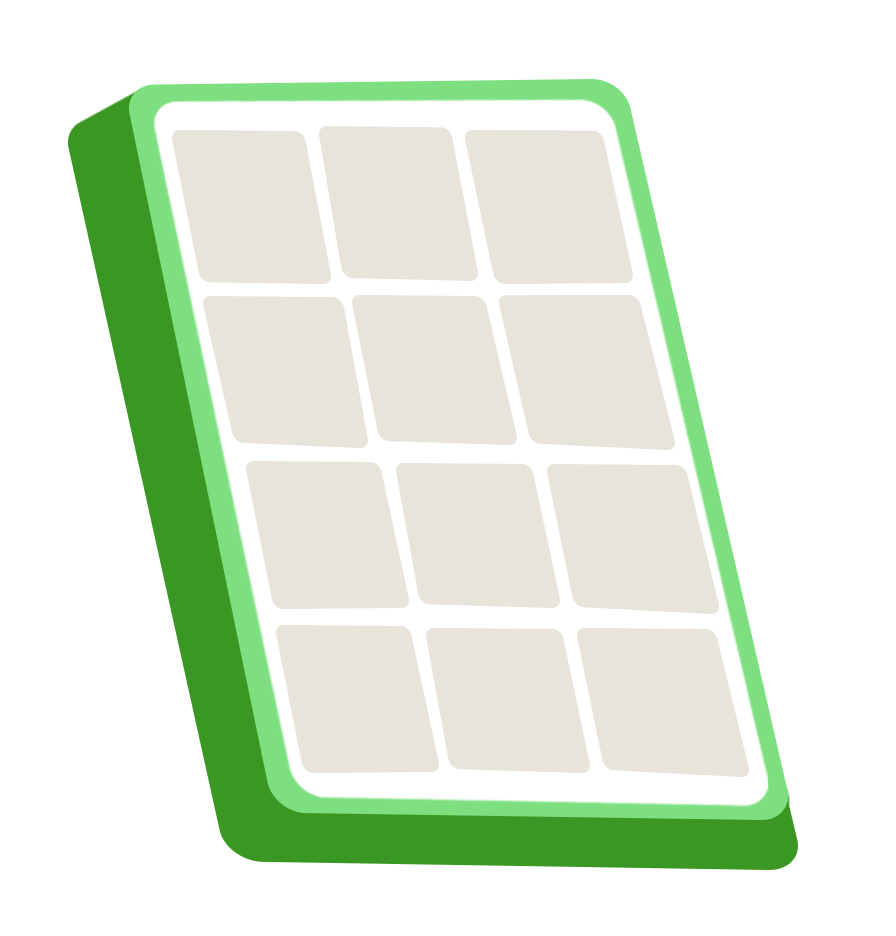
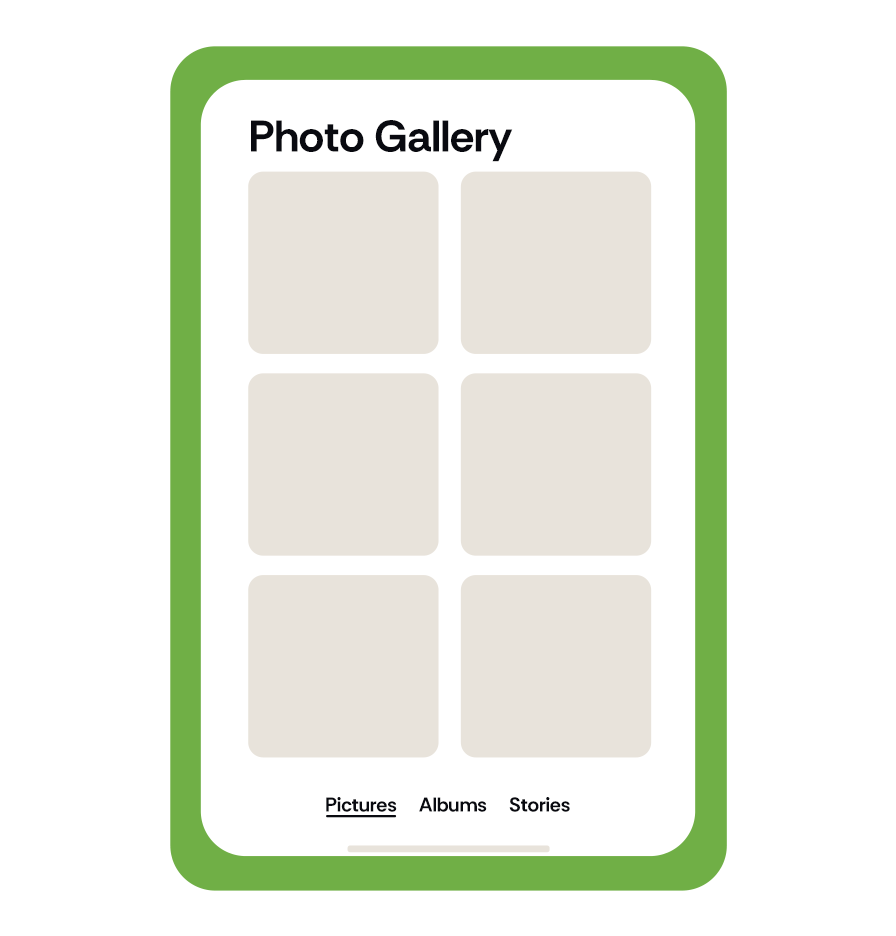
Layer changes from the first 896 × 936 image to the second:
added group "Group 6" with 15 layers above "Group 5" over [67, 46, 798, 891]
added layer "Stories" in group "Group 6" over [509, 797, 570, 812]
added layer "Albums" in group "Group 6" over [419, 797, 487, 812]
added layer "Pictures" in group "Group 6" over [326, 797, 397, 812]
added layer "Photo Gallery" in group "Group 6" over [251, 120, 513, 162]
added layer "Rounded Rectangle 2 copy 5" in group "Group 6" over [326, 815, 397, 818]
added layer "Rounded Rectangle 2 copy 4" in group "Group 6" over [347, 845, 550, 853]
added layer "Rounded Rectangle 2 copy 3" (1st of 2, in "Group 6") in group "Group 6" over [460, 575, 652, 758]
added layer "Rounded Rectangle 2 copy 3" (2nd of 2, in "Group 6") in group "Group 6" over [248, 575, 439, 758]
added layer "Rounded Rectangle 2 copy 2" (1st of 2, in "Group 6") in group "Group 6" over [460, 373, 652, 556]
added layer "Rounded Rectangle 2 copy 2" (2nd of 2, in "Group 6") in group "Group 6" over [248, 373, 439, 556]
added layer "Rounded Rectangle 2 copy" in group "Group 6" over [460, 171, 652, 354]
added layer "Rounded Rectangle 2" in group "Group 6" over [248, 171, 439, 354]
added layer "Rounded Rectangle 1 copy" in group "Group 6" over [200, 79, 696, 857]
added layer "Rounded Rectangle 1" in group "Group 6" over [170, 46, 727, 891]
hid group "Group 5" (19 layers) over [67, 79, 798, 891]
painted on "Rectangle 3 copy 10" (2nd of 3, in "Group 5" › "Group 4") over [319, 127, 323, 132]
painted on "Rectangle 2" over [600, 79, 627, 99]
painted on "Rectangle 2 copy 2" over [777, 863, 790, 870]
